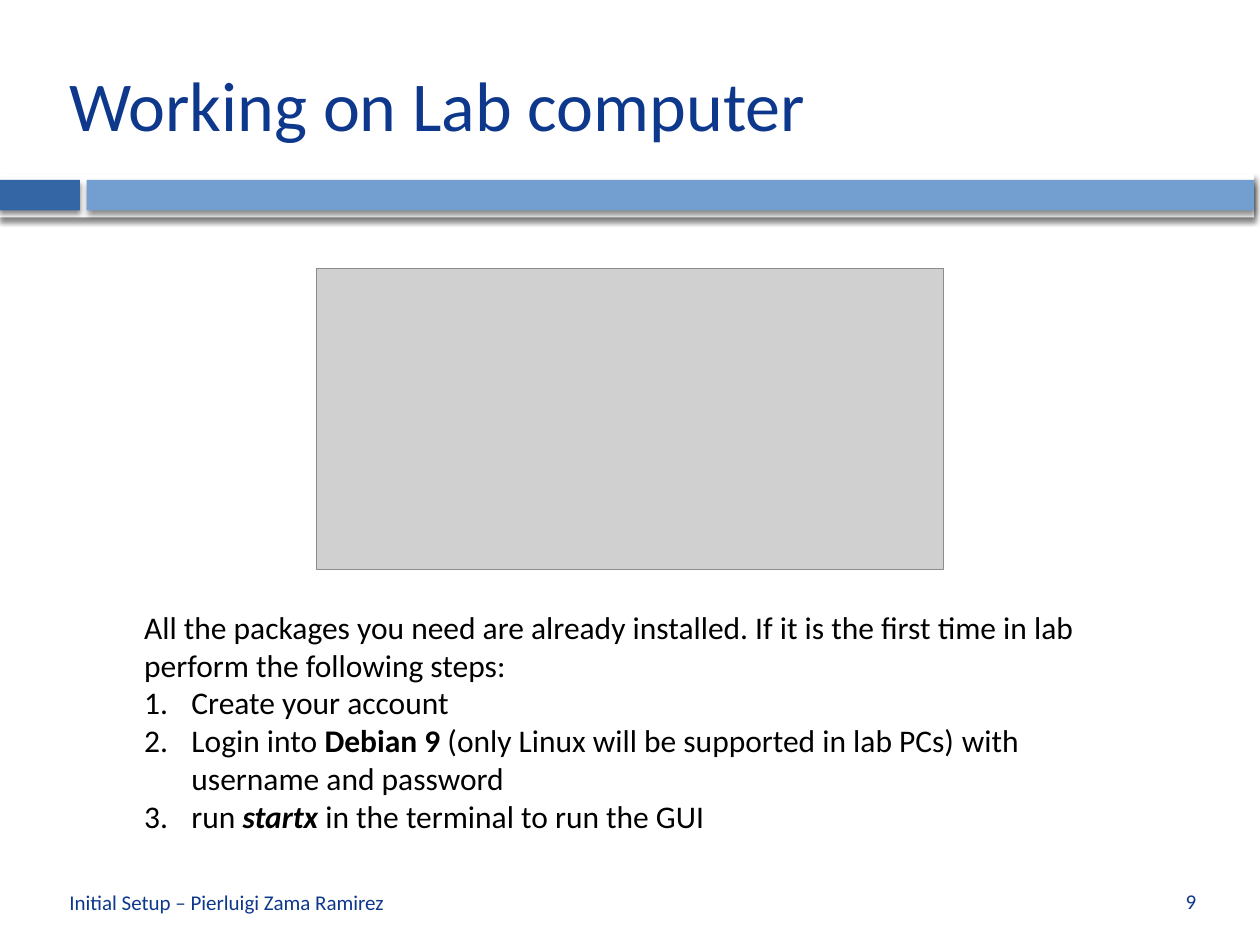
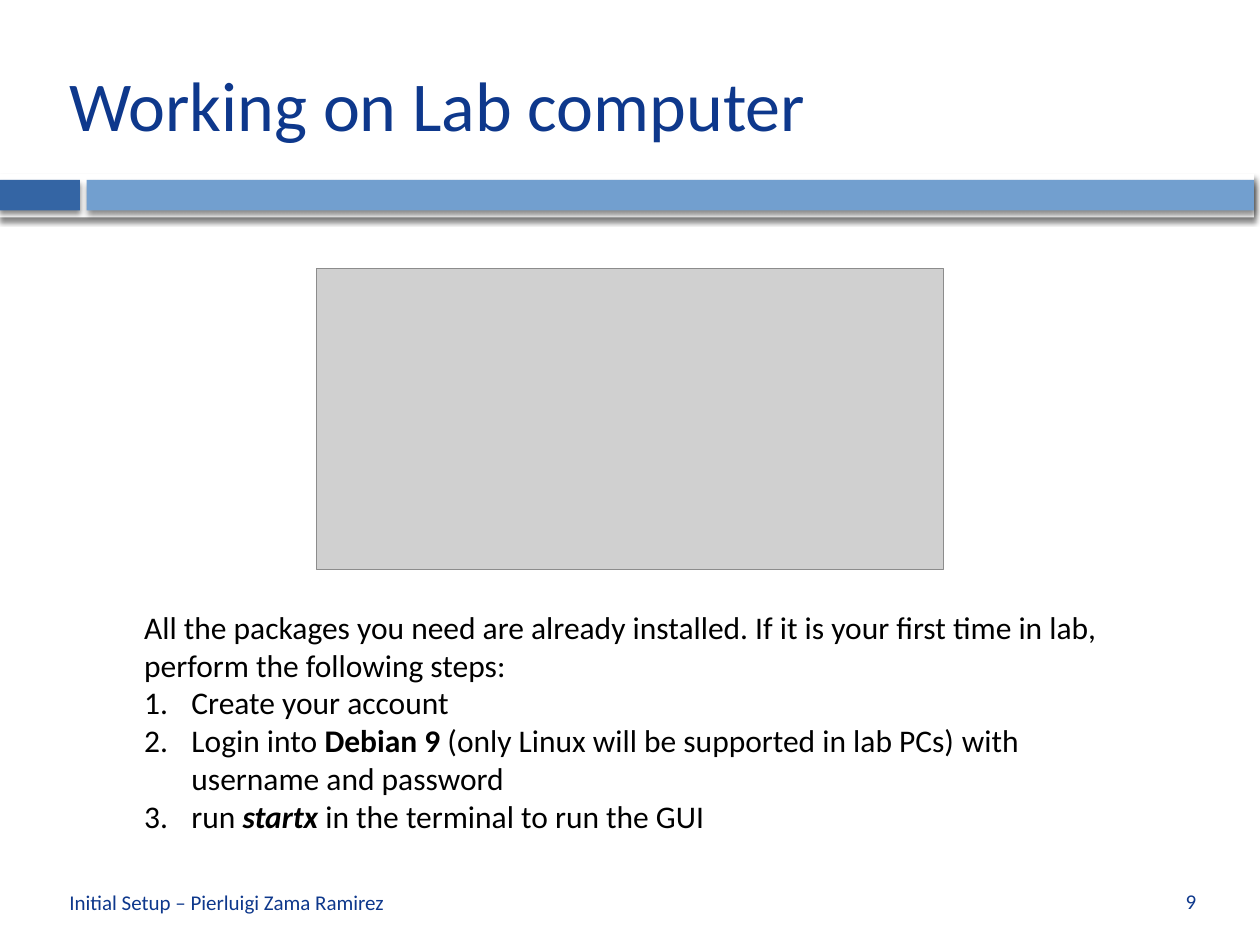
Before and after one commit to CVLAB-Unibo/ComputerVisionImageProcessing-LabSessions, a slide deck: slide 9 of LabSession0 - Initial Setup.pptx. Drawn at 1260x945 pixels with LibreOffice and Linux fonts; fonts in the diff are those of the drawing; grey boxes stand for pictures; background and template pictures are left out. Boxes give left, top, right and bottom in pixels: in the first picture for what was removed or moved away, otherwise in the second. Text is boxed around its words. In the diff, an @@ line names an element or a change of style, - is before the commit and + after.

```diff
--- a/LabSession0 - Initial Setup.pptx
+++ b/LabSession0 - Initial Setup.pptx
@@ text at [144, 617, 1096, 683]: text changed @@
-All the packages you need are already installed. If it is the first time in lab perform the following steps:
+All the packages you need are already installed. If it is your first time in lab, perform the following steps:
```
Also in this commit, not shown: 5 other slides changed.
